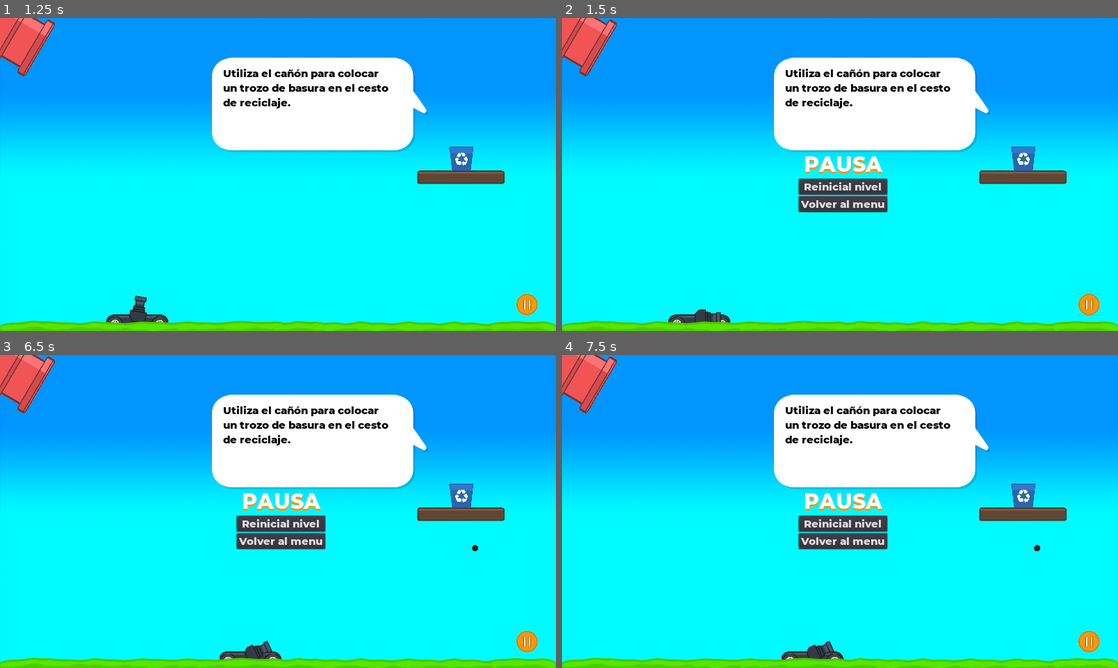
Above: before the commit, frames 1-4 (two rows, left to right).
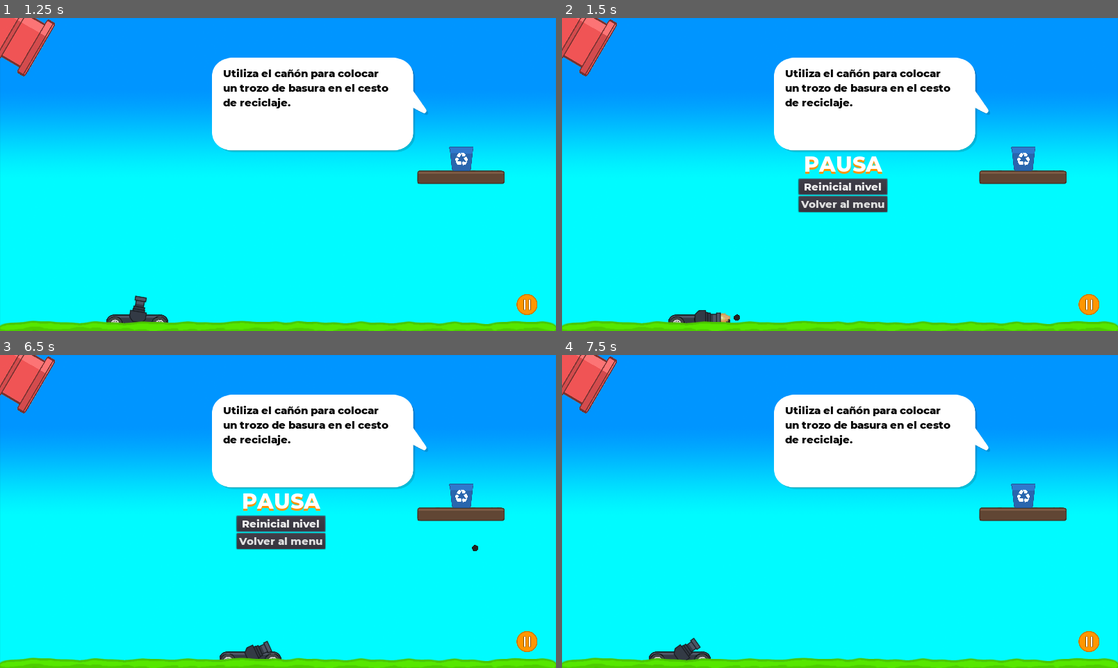
Above: after the commit, the same moments.

Repository: Fynoli/movethetrash
Game: Godot game, scene res://TitleScreen.tscn
Two runs of this game, one before a commit and one after it. Both use one fixed random seed, a clock stepped at 60 frames per second and the inputs below. Sound files missing from this copy of the repository are replaced by a short silence.
Inputs (mouse positions are in pixels of both pictures, inside the frame that each line leads up to):
- Up to frame 1 (1.25 s): click "Nuevo juego" at 0.5 s
- Up to frame 2 (1.5 s): click (1090, 305) at 1.25 s
- Up to frame 3 (6.5 s): click "Reinicial nivel" at 2 s; tap Enter at 2.75 s; move the mouse to (400, 495) at 2.77 s; hold Right (move_right) 2.78-3.53 s; click (400, 495) at 2.85 s; move the mouse to (166, 527) at 3.52 s; hold Left (move_left) 3.53-4.28 s; click (166, 527) at 3.6 s; move the mouse to (333, 442) at 4.27 s; hold Right (move_right) 4.28-5.78 s; right-click (333, 442) at 4.35 s; click (333, 442) at 4.55 s; move the mouse to (250, 574) at 5.02 s; tap Middle mouse button (mouse_3) at 5.1 s; click (250, 574) at 5.3 s; move the mouse to (444, 558) at 5.77 s; hold Left (move_left) from 5.78 s (still down); click (444, 558) at 5.85 s; tap Escape (ui_cancel) at 6.4 s
- Up to frame 4 (7.5 s): keep holding Left (move_left); move the mouse to (673, 464) at 6.52 s; click (673, 464) at 6.6 s; tap Space at 7.25 s; move the mouse to (867, 511) at 7.27 s; right-click (867, 511) at 7.35 s

Frame 1 is identical in both runs. In frame 2, 0.2% of the frame differs, in the area x 23-97%, y 51-98%; in frame 3, less than 0.1%; in frame 4, 3.1%, in the area x 15-86%, y 44-98%.

Commit message:
Versión final
Se agrega compatibilidad con joystick

Diff:
--- a/Mundo4.tscn
+++ b/Mundo4.tscn
@@ -724,7 +724,7 @@
 script = ExtResource( 17 )
 
 [node name="Timer" type="Timer" parent="time_left"]
-wait_time = 360.0
+wait_time = 600.0
 one_shot = true
 autostart = true
 
--- a/Mundo5.tscn
+++ b/Mundo5.tscn
@@ -77,6 +77,7 @@
 flag_disable_z = true
 spread = 0.0
 gravity = Vector3( 0, 0, 0 )
+angular_velocity = 132.0
 orbit_velocity = 0.0
 orbit_velocity_random = 1.0
 radial_accel = 100.0
@@ -270,7 +271,6 @@
 text = "Puntos: 0"
 
 [node name="Time" type="Label" parent="."]
-editor/display_folded = true
 margin_left = 143.0
 margin_top = 44.33
 margin_right = 253.0
@@ -283,7 +283,7 @@
 script = ExtResource( 13 )
 
 [node name="Timer" type="Timer" parent="Time"]
-wait_time = 300.0
+wait_time = 600.0
 one_shot = true
 autostart = true
 
--- a/cannon.gd
+++ b/cannon.gd
@@ -6,6 +6,8 @@
 export var bullet_power = 500 # Pixels/second
 export var correction_angle =0.1
 export var bullet_spawn_distance_from_cannon =75
+export var joystick_deadzone=0.5
+export var laser_lenght=1000
 var mouse_position
 # Called when the node enters the scene tree for the first time.
 func _ready():
@@ -15,10 +17,11 @@
 
 # Called every frame. 'delta' is the elapsed time since the previous frame.
 func _process(delta):
-	if Input.is_action_just_pressed("mouse_1") and get_node("/root/global_values").on_UI==false:
+	if Input.is_action_just_pressed("mouse_1"):
+		Input.start_joy_vibration(0,0.1,0,0.25)
 		get_node("shot").play()
-		get_child(0).frame=0
-		get_child(0).play("shooting",false)
+		get_child(1).frame=0
+		get_child(1).play("shooting",false)
 		var projectile = load("res://bullet.tscn")
 		var bullet = projectile.instance()
 		get_parent().get_parent().add_child(bullet)
@@ -26,9 +29,31 @@
 		bullet.get_node("bullet_body").apply_central_impulse(Vector2(sin(rotation)*bullet_power,-cos(rotation)*bullet_power))
 
 func _physics_process(delta):
+	var joyX=Input.get_joy_axis(0,JOY_AXIS_2)# -1 izquierda   1 derecha
+	var joyY=Input.get_joy_axis(0,JOY_AXIS_3)# -1 arriba  1 abajo
+	#print("X :"+str(joyX)+"  Y:"+str(joyY))
+	var rad=0
+	if joyX>0:
+		rad=atan(joyY/joyX)+PI/2
+	elif joyX<0:
+		rad=atan(joyY/joyX)+PI+PI/2
+	elif joyX==0:
+		if joyY>=0:
+			rad=PI
+		else:
+			rad=2*PI
+
+
+
+	#print(str(Vector2(joyX,joyY).length()))
 	mouse_position= get_local_mouse_position()
-	rotate(mouse_position.angle()+correction_angle)
+	if Vector2(joyX,joyY).length()<joystick_deadzone:
+		rotate(mouse_position.angle()+correction_angle)
+		get_node("laser").hide()
+	else:
+		get_node("laser").show()
+		rotation=rad
 
 
 func _on_cannon_sprites_animation_finished():
-	get_child(0).play("idle")
+	get_child(1).play("idle")
--- a/cannon_cart.tscn
+++ b/cannon_cart.tscn
@@ -1,24 +1,25 @@
-[gd_scene load_steps=25 format=2]
+[gd_scene load_steps=26 format=2]
 
 [ext_resource path="res://cannon_cart.gd" type="Script" id=1]
 [ext_resource path="res://sprites/cannon/base/canon_base.png" type="Texture" id=2]
 [ext_resource path="res://sprites/cannon/wheels/cannon_wheel.png" type="Texture" id=3]
 [ext_resource path="res://cannon.gd" type="Script" id=4]
-[ext_resource path="res://sprites/cannon/idle/0.png" type="Texture" id=5]
-[ext_resource path="res://sprites/cannon/shooting/0.png" type="Texture" id=6]
-[ext_resource path="res://sprites/cannon/shooting/1.png" type="Texture" id=7]
-[ext_resource path="res://sprites/cannon/shooting/2.png" type="Texture" id=8]
-[ext_resource path="res://sprites/cannon/shooting/3.png" type="Texture" id=9]
-[ext_resource path="res://sprites/cannon/shooting/4.png" type="Texture" id=10]
-[ext_resource path="res://sprites/cannon/shooting/5.png" type="Texture" id=11]
-[ext_resource path="res://sprites/cannon/shooting/6.png" type="Texture" id=12]
-[ext_resource path="res://sprites/cannon/shooting/8.png" type="Texture" id=13]
-[ext_resource path="res://sprites/cannon/shooting/7.png" type="Texture" id=14]
-[ext_resource path="res://sprites/cannon/shooting/9.png" type="Texture" id=15]
-[ext_resource path="res://sprites/cannon/shooting/10.png" type="Texture" id=16]
-[ext_resource path="res://sprites/cannon/shooting/11.png" type="Texture" id=17]
-[ext_resource path="res://soudFX/cannon_shot.wav" type="AudioStream" id=18]
-[ext_resource path="res://soudFX/cannon_moving.wav" type="AudioStream" id=19]
+[ext_resource path="res://sprites/laser/laser.png" type="Texture" id=5]
+[ext_resource path="res://sprites/cannon/idle/0.png" type="Texture" id=6]
+[ext_resource path="res://sprites/cannon/shooting/0.png" type="Texture" id=7]
+[ext_resource path="res://sprites/cannon/shooting/1.png" type="Texture" id=8]
+[ext_resource path="res://sprites/cannon/shooting/2.png" type="Texture" id=9]
+[ext_resource path="res://sprites/cannon/shooting/3.png" type="Texture" id=10]
+[ext_resource path="res://sprites/cannon/shooting/4.png" type="Texture" id=11]
+[ext_resource path="res://sprites/cannon/shooting/5.png" type="Texture" id=12]
+[ext_resource path="res://sprites/cannon/shooting/6.png" type="Texture" id=13]
+[ext_resource path="res://sprites/cannon/shooting/8.png" type="Texture" id=14]
+[ext_resource path="res://sprites/cannon/shooting/7.png" type="Texture" id=15]
+[ext_resource path="res://sprites/cannon/shooting/9.png" type="Texture" id=16]
+[ext_resource path="res://sprites/cannon/shooting/10.png" type="Texture" id=17]
+[ext_resource path="res://sprites/cannon/shooting/11.png" type="Texture" id=18]
+[ext_resource path="res://soudFX/cannon_shot.wav" type="AudioStream" id=19]
+[ext_resource path="res://soudFX/cannon_moving.wav" type="AudioStream" id=20]
 
 [sub_resource type="CapsuleShape2D" id=1]
 
@@ -130,6 +131,12 @@
 bullet_power = 700
 correction_angle = 1.6
 
+[node name="laser" type="Sprite" parent="cannon"]
+modulate = Color( 1, 0, 0, 0.862745 )
+scale = Vector2( 0.1, 50 )
+texture = ExtResource( 5 )
+offset = Vector2( 0, -25 )
+
 [node name="cannon_sprites" type="AnimatedSprite" parent="cannon"]
 position = Vector2( 0.905886, -44.6397 )
 frames = SubResource( 4 )
--- a/level_cleared_window.gd
+++ b/level_cleared_window.gd
@@ -1,5 +1,6 @@
 extends Control
 var current_level=1
+var entered=true
 # Declare member variables here. Examples:
 # var a = 2
 # var b = "text"
@@ -13,8 +14,10 @@
 	pass # Replace with function body.
 
 # Called every frame. 'delta' is the elapsed time since the previous frame.
-#func _process(delta):
-#	pass
+func _process(delta):
+	if visible and entered:
+		get_node("CenterContainer/VBoxContainer/next_level_utton").grab_focus()
+		entered=false
 
 
 func _on_back_to_menu_button_pressed():
--- a/movethetrash.cfg
+++ /dev/null
@@ -1,3 +0,0 @@
-[Max_level_reached]
-
-Level=1
--- a/pipe.tscn
+++ b/pipe.tscn
@@ -36,6 +36,6 @@
 shape = SubResource( 3 )
 
 [node name="Timer" type="Timer" parent="."]
-wait_time = 4.0
+wait_time = 5.0
 autostart = true
 [connection signal="timeout" from="Timer" to="." method="_on_Timer_timeout"]
--- a/project.godot
+++ b/project.godot
@@ -37,6 +37,13 @@
 
 [input]
 
+ui_cancel={
+"deadzone": 0.5,
+"events": [ Object(InputEventKey,"resource_local_to_scene":false,"resource_name":"","device":0,"alt":false,"shift":false,"control":false,"meta":false,"command":false,"pressed":false,"scancode":16777217,"unicode":0,"echo":false,"script":null)
+, Object(InputEventJoypadButton,"resource_local_to_scene":false,"resource_name":"","device":0,"button_index":1,"pressure":0.0,"pressed":false,"script":null)
+, Object(InputEventJoypadButton,"resource_local_to_scene":false,"resource_name":"","device":-1,"button_index":11,"pressure":0.0,"pressed":false,"script":null)
+ ]
+}
 move_up={
 "deadzone": 0.5,
 "events": [ Object(InputEventKey,"resource_local_to_scene":false,"resource_name":"","device":0,"alt":false,"shift":false,"control":false,"meta":false,"command":false,"pressed":false,"scancode":16777232,"unicode":0,"echo":false,"script":null)
@@ -51,17 +58,20 @@
 "deadzone": 0.5,
 "events": [ Object(InputEventKey,"resource_local_to_scene":false,"resource_name":"","device":0,"alt":false,"shift":false,"control":false,"meta":false,"command":false,"pressed":false,"scancode":16777231,"unicode":0,"echo":false,"script":null)
 , Object(InputEventKey,"resource_local_to_scene":false,"resource_name":"","device":0,"alt":false,"shift":false,"control":false,"meta":false,"command":false,"pressed":false,"scancode":65,"unicode":0,"echo":false,"script":null)
+, Object(InputEventJoypadMotion,"resource_local_to_scene":false,"resource_name":"","device":-1,"axis":0,"axis_value":-1.0,"script":null)
  ]
 }
 move_right={
 "deadzone": 0.5,
 "events": [ Object(InputEventKey,"resource_local_to_scene":false,"resource_name":"","device":0,"alt":false,"shift":false,"control":false,"meta":false,"command":false,"pressed":false,"scancode":16777233,"unicode":0,"echo":false,"script":null)
 , Object(InputEventKey,"resource_local_to_scene":false,"resource_name":"","device":0,"alt":false,"shift":false,"control":false,"meta":false,"command":false,"pressed":false,"scancode":68,"unicode":0,"echo":false,"script":null)
+, Object(InputEventJoypadMotion,"resource_local_to_scene":false,"resource_name":"","device":-1,"axis":0,"axis_value":1.0,"script":null)
  ]
 }
 mouse_1={
 "deadzone": 0.5,
 "events": [ Object(InputEventMouseButton,"resource_local_to_scene":false,"resource_name":"","device":-1,"alt":false,"sh …(213 unchanged characters)…
+, Object(InputEventJoypadButton,"resource_local_to_scene":false,"resource_name":"","device":-1,"button_index":5,"pressure":0.0,"pressed":false,"script":null)
  ]
 }
 mouse_2={
--- a/reset_exit_window.gd
+++ b/reset_exit_window.gd
@@ -18,6 +18,7 @@
 		get_node("/root/global_values").phone_pause=false
 		get_tree().paused=not get_tree().paused
 		if(not visible):
+			get_node("CenterContainer/VBoxContainer/reset_button").grab_focus()
 			show()
 		else:
 			hide()
Not shown: 2 places in cannon_cart.tscn that only renumber resources
Not shown, changed: export_presets.cfg
Binary file added: sprites/laser/laser.png
Not shown, added: sprites/laser/laser.png.import
Not shown, added: exported binary/Android/Move the Trash.apk
Not shown, changed: exported binary/Android/movethetrash.apk
Not shown, changed: exported binary/Windows/MoveTheTrash.pck
